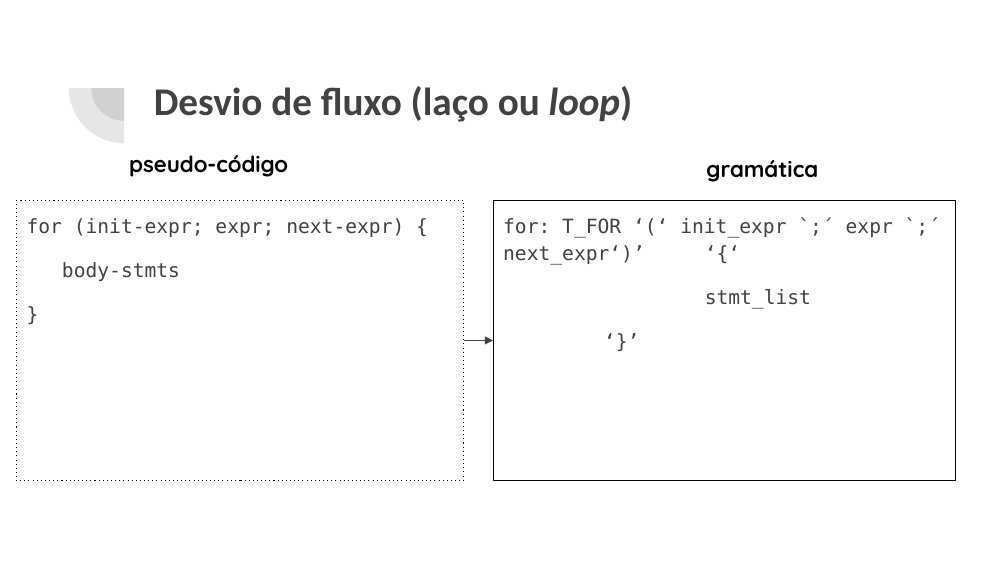
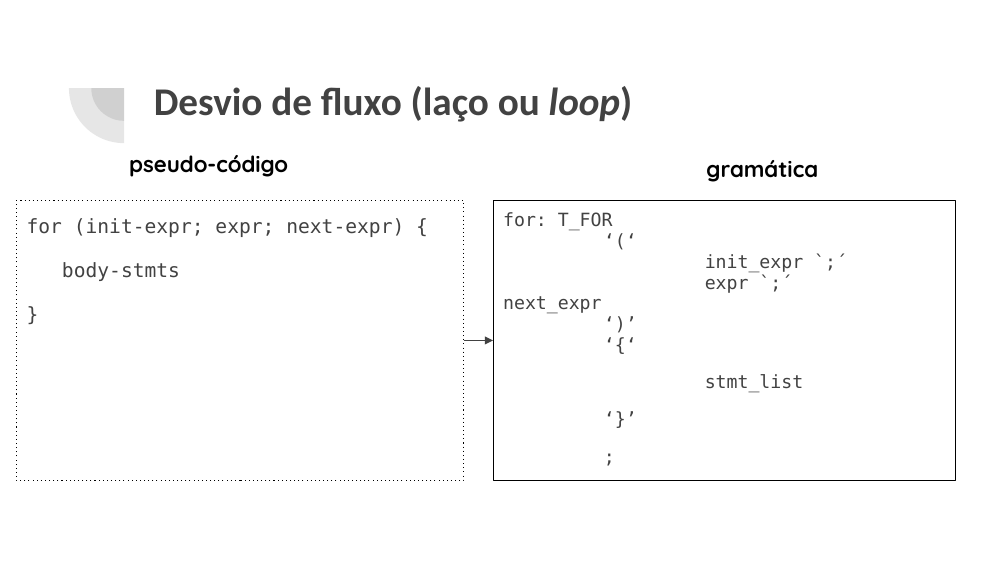
Before and after one commit to ajholanda/edu-compiladores, a slide deck: slide 15 of slides/geracao_codigo.pptx. Drawn at 1008x567 pixels with LibreOffice and Linux fonts; fonts in the diff are those of the drawing. Boxes give left, top, right and bottom in pixels: in the first picture for what was removed or moved away, otherwise in the second. Text is boxed around its words. In the diff, an @@ line names an element or a change of style, - is before the commit and + after.

Commit message:
format grammars

```diff
--- a/slides/geracao_codigo.pptx
+++ b/slides/geracao_codigo.pptx
@@ text at [493, 201, 955, 481]: paragraph added @@
+;
@@ text at [503, 212, 803, 293]: text changed; size 14 to 12.9 pt @@
-for: T_FOR ‘(‘ init_expr `;´ expr `;´ next_expr‘)’ ‘{‘
+for: T_FOR
+‘(‘
+init_expr `;´
+expr `;´ next_expr
+‘)’
+‘{‘
@@ text at [705, 374, 803, 393]: size 14 to 12.9 pt in "stmt_list", "‘}’"; line spacing 1.15 to 0.95 @@
```
Also in this commit, not shown: 2 other slides changed.
